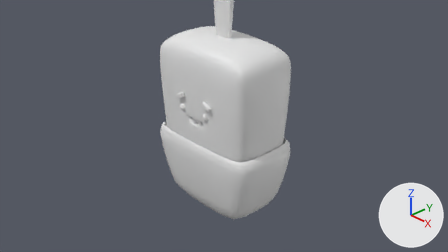
The Blender file Happy Scrap - Mel & Ali/Ice-Cream/ice-cream.blend: old version first, new version second.
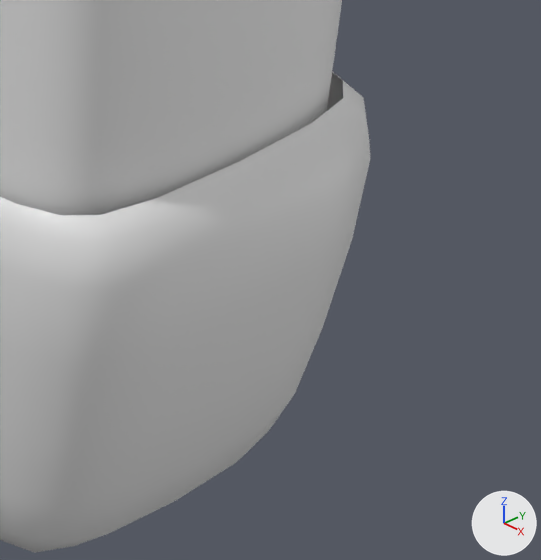
The first picture shows the older version from the file's camera 'Camera'. The close-ups show both versions on the part from 51% to 71% of the width and 50% to 88% of the height of that picture; other places that the commit changed are outside them. The lights are fixed; the arrows at lower right show +X, +Y and +Z.
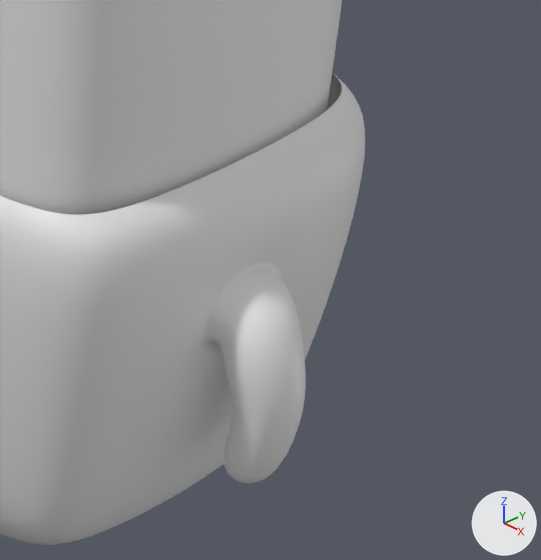
Pixel boxes (x1, y1, x2, y2) of what changed, in the close-ups (541 x 560 px):
'Cube.001', reshaped, modifiers changed
    before: (0, 71, 370, 553)
    after: (0, 73, 365, 545)
part 1 of me_cube_001, built on
    before: (150, 187, 337, 433)
    after: (155, 201, 328, 483)

The change, as a diff of the scene's bpy script:
```diff
--- a/Happy Scrap - Mel & Ali/Ice-Cream/ice-cream.blend.py
+++ b/Happy Scrap - Mel & Ali/Ice-Cream/ice-cream.blend.py
@@ me_cube_001 @@
 # used by ob_cube_001; location = (0.0, 0.0, -1.015); scale = (1.04, 0.629, 1.73)
-me_cube_001.from_pydata(...)  # 193 vertices, 180 faces; spans x -1.16..1.16, y -1.16..1.16, z -0.39..0.48
+me_cube_001.from_pydata(...)  # 162 vertices, 150 faces; spans x 0.0..1.37, y -1.16..1.16, z -0.39..0.48
+# me_cube_001 part 1
+# 1 vertex is removed from x 1.12, y 0.0, z 0.21
+# 4 faces are deleted
+# 57 vertices are added at x 1.06..1.37, y -0.29..0.29, z -0.12..0.31
+# 64 new faces join them
 me_cube_001.materials.append(mat_material)
@@ ob_cube_001 @@
 ob_cube_001.scale = (1.04, 0.629, 1.73)
+_m = ob_cube_001.modifiers.new('Mirror', 'MIRROR')
+_m.use_clip = True
+_m = ob_cube_001.modifiers.new('Subdivision', 'SUBSURF')
+_m.levels = 2
```
